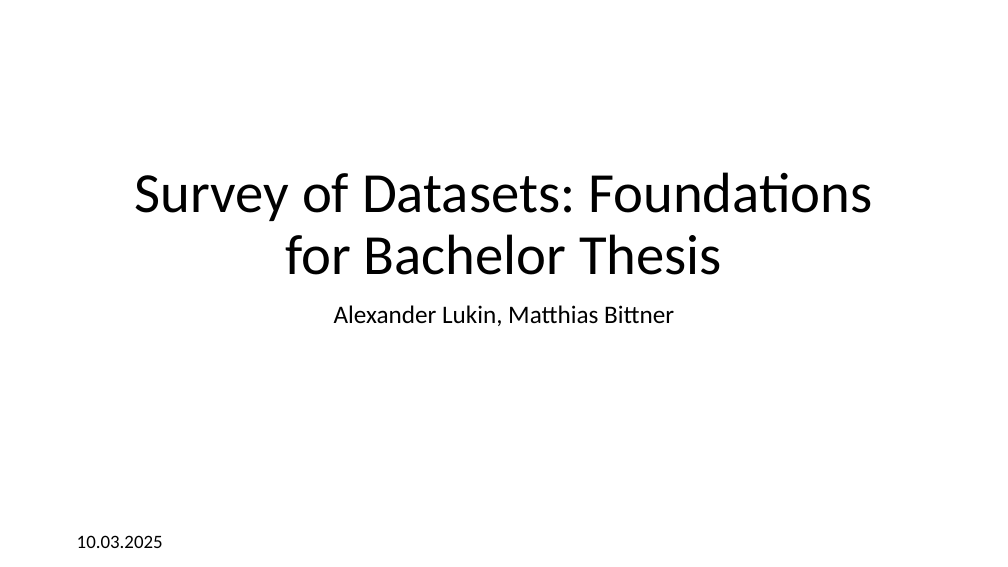
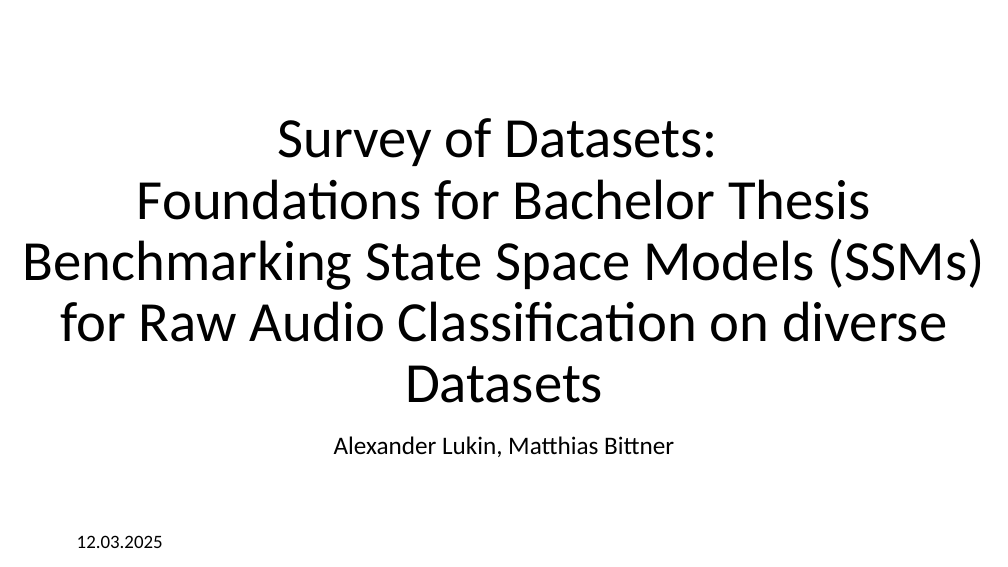
Before and after one commit to lookinALX/Data_Science_and_Co_TU_Wien, a slide deck: slide 1 of BA/datasets_survey_presentation.pptx. Drawn at 1008x567 pixels with LibreOffice and Linux fonts; fonts in the diff are those of the drawing; background and template pictures are left out. Boxes give left, top, right and bottom in pixels: in the first picture for what was removed or moved away, otherwise in the second. Text is boxed around its words. In the diff, an @@ line names an element or a change of style, - is before the commit and + after.

Commit message:
presentation

```diff
--- a/BA/datasets_survey_presentation.pptx
+++ b/BA/datasets_survey_presentation.pptx
@@ title at (23, 118, 985, 403): text changed @@
-Survey of Datasets: Foundations for Bachelor Thesis
+Survey of Datasets:
+Foundations for Bachelor Thesis
+Benchmarking State Space Models (SSMs) for Raw Audio Classification on diverse Datasets
@@ subtitle "Alexander Lukin, Matthias Bittner": place and size @@
-subtitle "Alexander Lukin, Matthias Bittner" at (334, 305, 674, 326)
+subtitle "Alexander Lukin, Matthias Bittner" at (334, 436, 674, 457)
@@ text at (77, 535, 163, 548): text changed @@
-10.03.2025
+12.03.2025
```
Also in this commit, not shown: 6 other slides changed, 1 slide removed.
